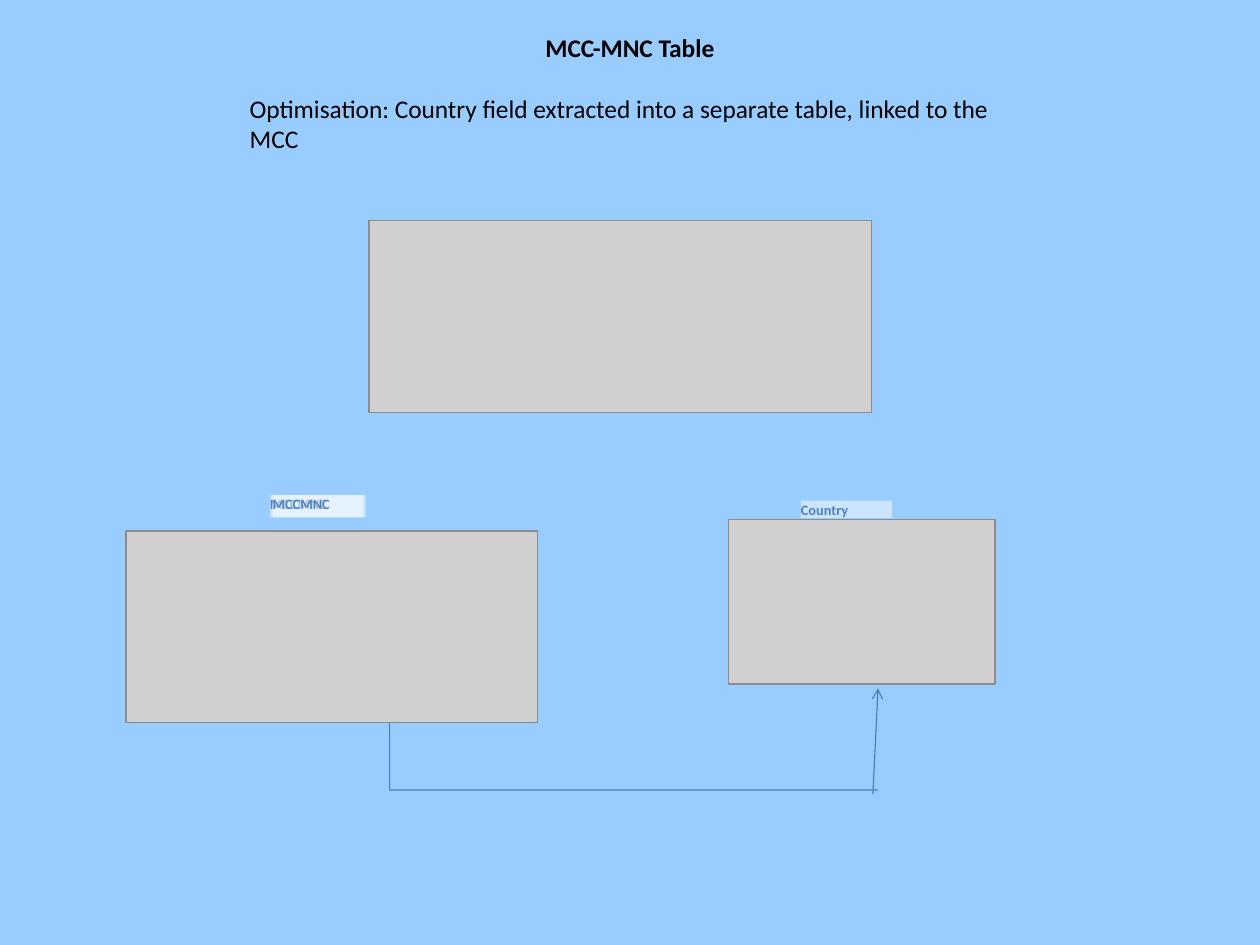
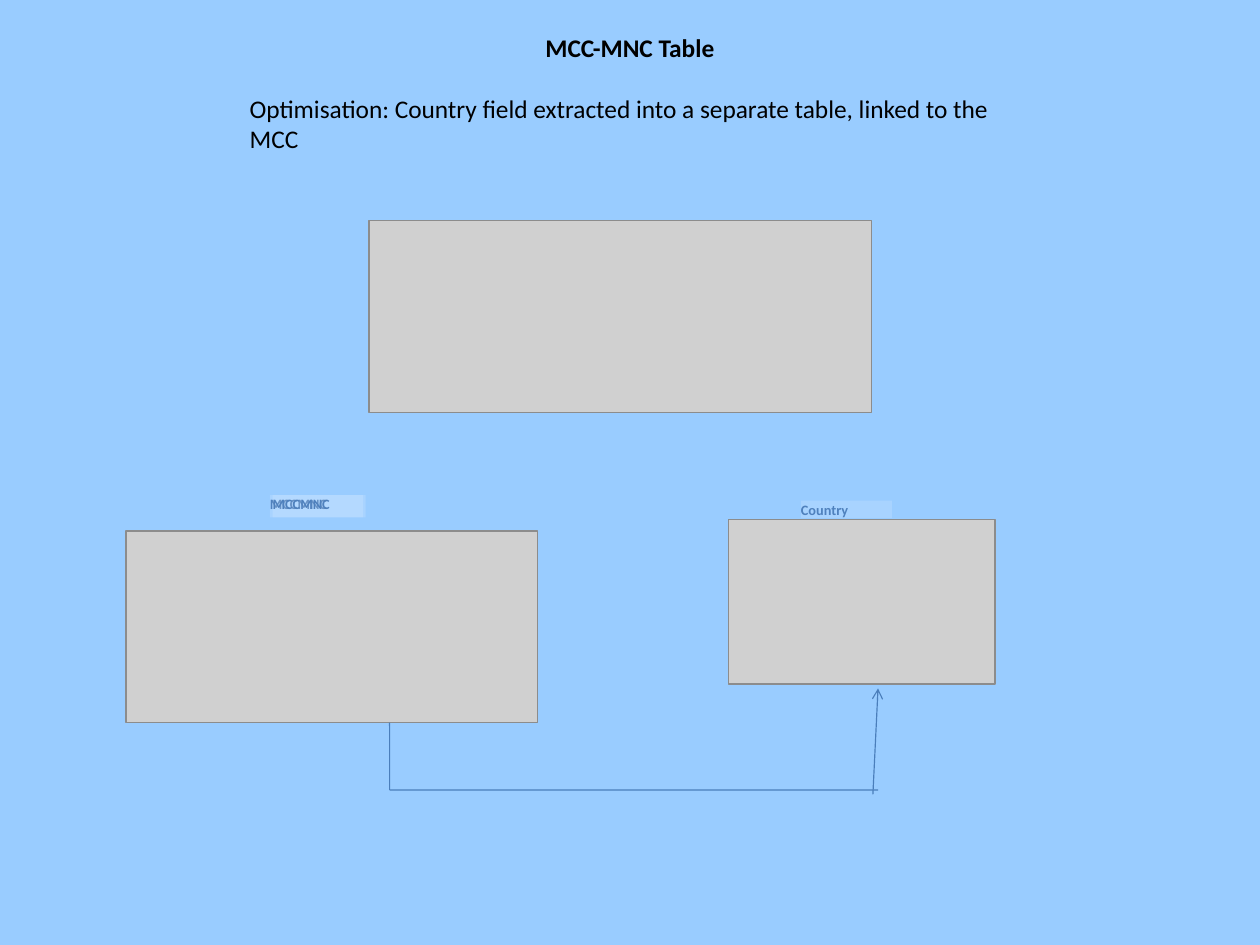
Before and after one commit to rednanor/GroupProject, a slide deck: slide 9 of Documentation/Group5presentation.odp. Drawn at 1260x945 pixels with LibreOffice and Linux fonts; fonts in the diff are those of the drawing; grey boxes stand for pictures; background and template pictures are left out. Boxes give left, top, right and bottom in pixels: in the first picture for what was removed or moved away, otherwise in the second. Text is boxed around its words. In the diff, an @@ line names an element or a change of style, - is before the commit and + after.

```diff
--- a/Documentation/Group5presentation.odp
+++ b/Documentation/Group5presentation.odp
@@ fill #FFFFFF at 50% opacity to #FFFFFF at 15% opacity in 3 elements at [270,495,362,517], [802,501,893,518], [273,495,366,517] @@
```
Also in this commit, not shown: 2 other slides changed.
